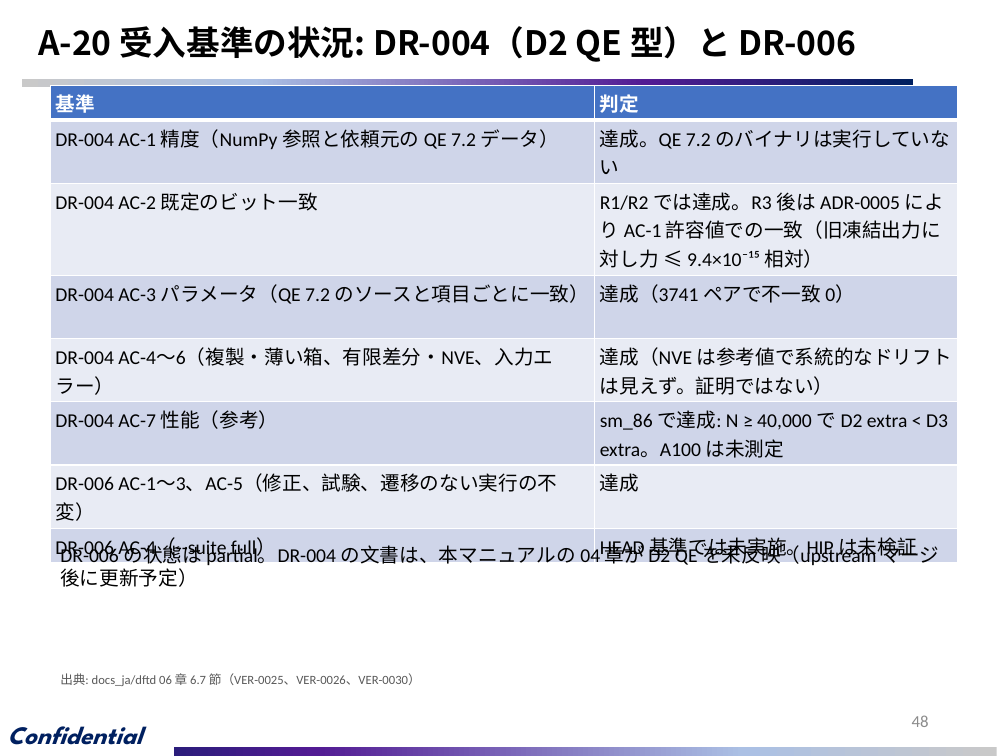
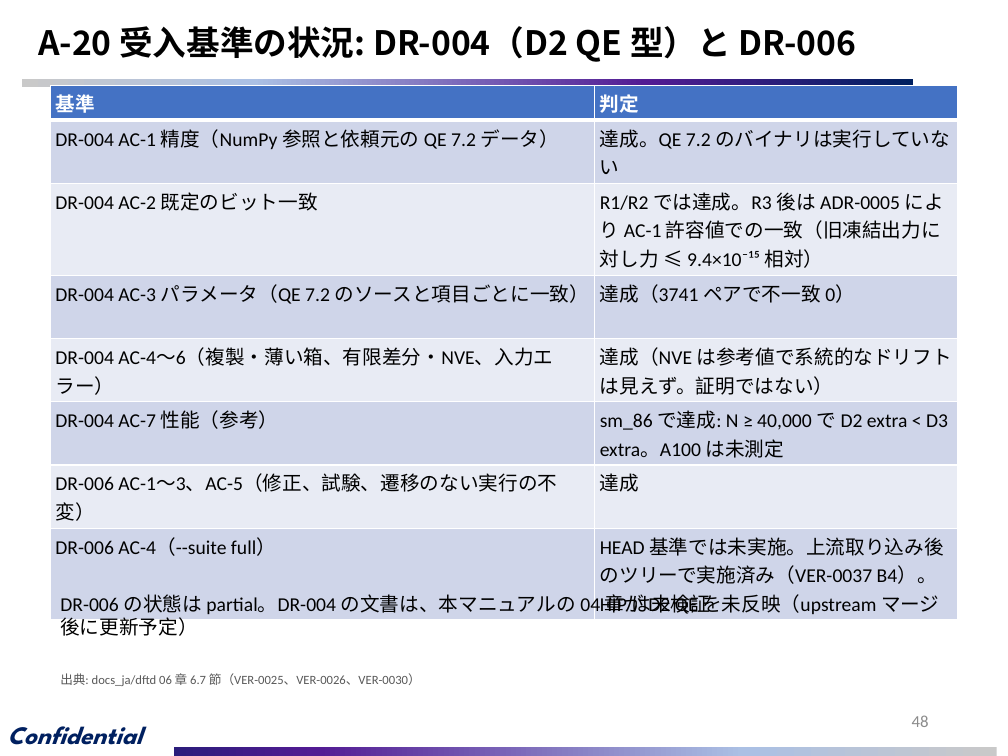
Before and after one commit to mkatouda/GPUMD, a slide deck: slide 48 of docs_ja/slides/GPUMD_dftd_qnep_report.pptx. Drawn at 1008x756 pixels with LibreOffice and Linux fonts; fonts in the diff are those of the drawing; background and template pictures are left out. Boxes give left, top, right and bottom in pixels: in the first picture for what was removed or moved away, otherwise in the second. Text is boxed around its words. In the diff, an @@ line names an element or a change of style, - is before the commit and + after.

Commit message:
docs_ja: update for the upstream merge (5c67f365): replica now inside gpumd, legacy format conversion, UPSTREAM-0003 withdrawn, deck rebuilt (DR-001..006)
- qnep/dftd/workreport/slides scripts: gpumd_replica and main_replica replaced by multi_replica (energy/force verified, no BEC, virial not verified); dftd2/dftd3 not available in multi_replica; dftd3 upstream changes not adopted.
- UPSTREAM-0003 described as withdrawn, fixed upstream by c79ed9a4; full regression done on the merged tree (VER-0037).
- GPUMD_dftd_qnep_report.pptx regenerated (27 main + 37 appendix).

```diff
--- a/docs_ja/slides/GPUMD_dftd_qnep_report.pptx
+++ b/docs_ja/slides/GPUMD_dftd_qnep_report.pptx
@@ table at bbox=[50, 86, 958, 618] @@
-row 8, column 2: HEAD 基準では未実施。HIP は未検証
+row 8, column 2: HEAD 基準では未実施。上流取り込み後のツリーで実施済み（VER-0037 B4）。HIP は未検証
@@ text "DR-006 の状態は partial。DR-004 の文書は、本マニュアルの 04 ..." rewrapped from bbox=[55, 540, 939, 587] to bbox=[60, 594, 939, 636] @@
```
Also in this commit, not shown: 9 other slides changed, 15 other files.
